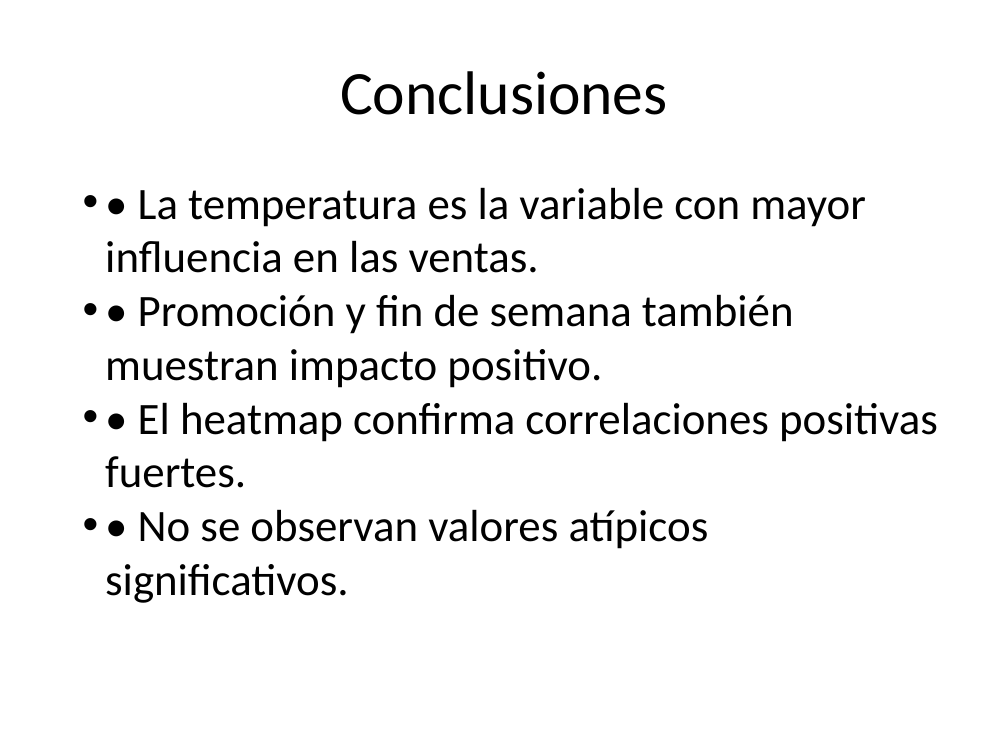
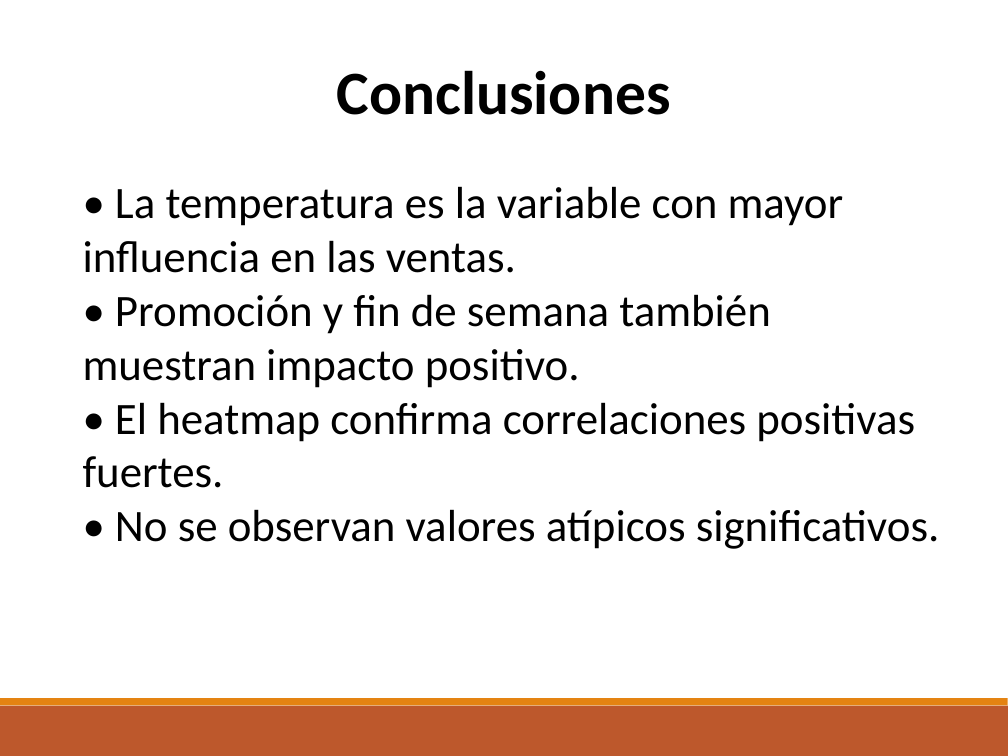
Before and after one commit to SalomeCadavid/proyecto-redes-neuronales, a slide deck: slide 7 of docs/presentaciones/equipo1.pptx. Drawn at 1008x756 pixels with LibreOffice and Linux fonts; fonts in the diff are those of the drawing. Boxes give left, top, right and bottom in pixels: in the first picture for what was removed or moved away, otherwise in the second. Text is boxed around its words. In the diff, an @@ line names an element or a change of style, - is before the commit and + after.

```diff
--- a/docs/presentaciones/equipo1.pptx
+++ b/docs/presentaciones/equipo1.pptx
@@ text "Conclusiones" at (337,70,671,115): bold on @@
@@ text "• La temperatura es la ..." at (83,186,940,549): bullet • to none @@
@@ rectangle added at (0,706,1007,756), fill #BD582C @@
@@ rectangle added at (0,698,1007,705), fill #E48312 @@
```
Also in this commit, not shown: 6 other slides changed.
